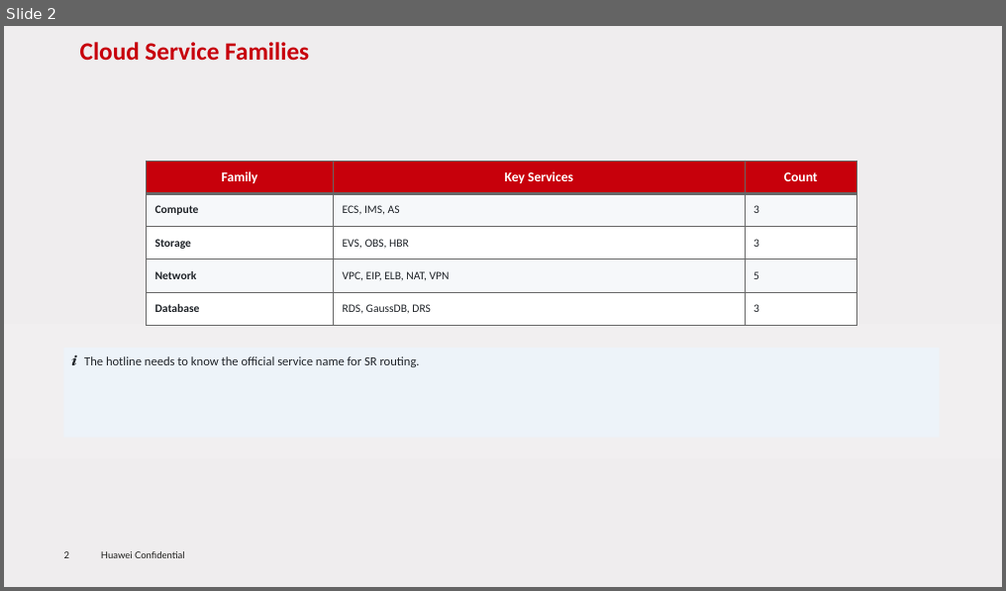
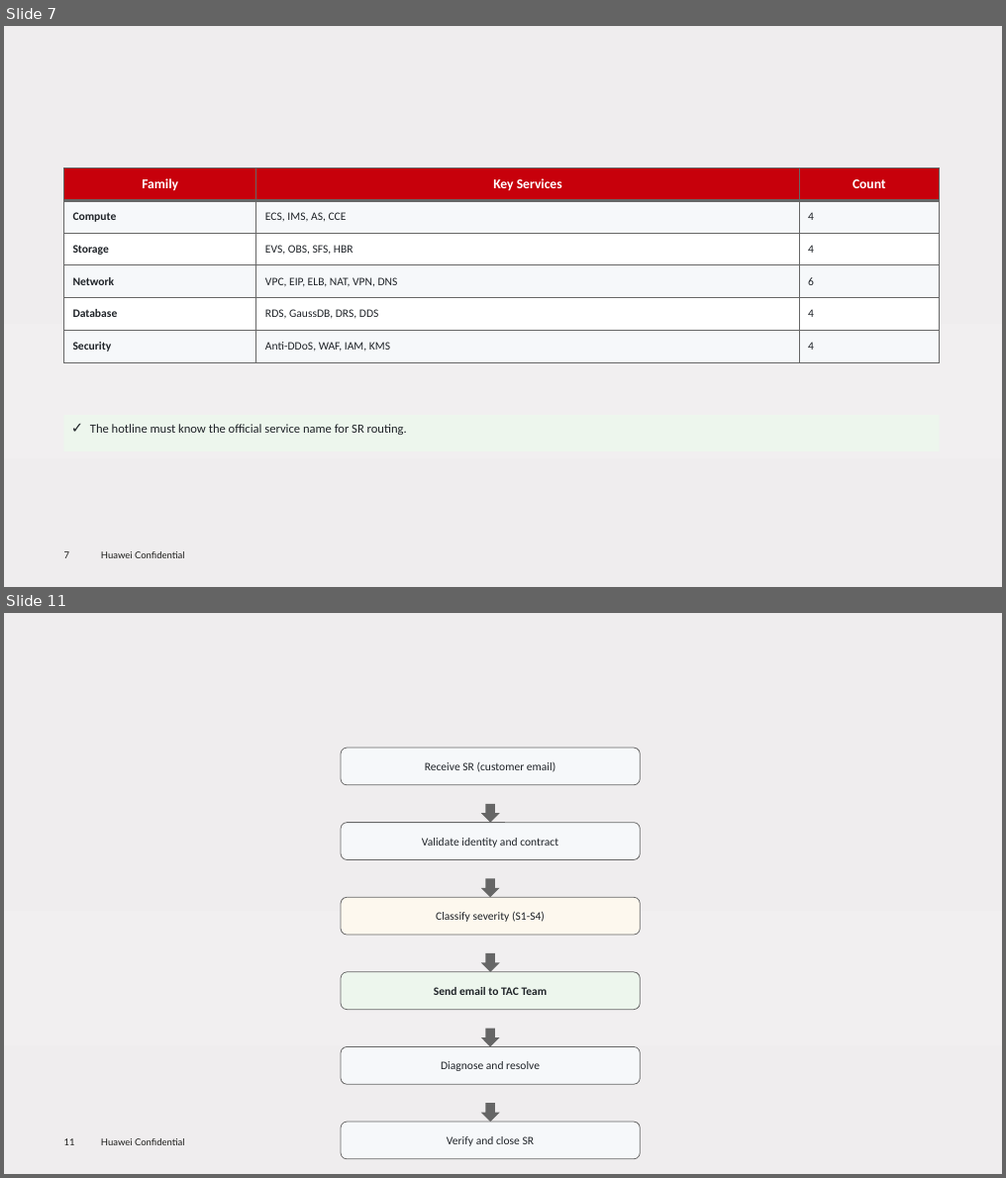
Before and after one commit to RaulMyron/Huawei-doc-templates, a slide deck: examples/ppt/en/sample-en.pptx. Shown one above the other, each under a label of ours: slide 2 before the commit, slides 7 and 11 after it; the slides between them are not shown. The pictures are 1006x591 and 1006x1178 pixels, drawn with LibreOffice and Linux fonts; fonts in the diff are those of the drawing; background and template pictures are left out. Boxes give left, top, right and bottom in pixels: in the first picture for what was removed or moved away, otherwise in the second. Text is boxed around its words. In the diff, an @@ line names an element or a change of style, - is before the commit and + after.

Commit message:
PPT library: flowcharts, auto-size callouts, table overflow fix, title positioning
- Add flowchart helpers: flow_box, flow_arrow, flow_decision,
  flowchart_vertical, flowchart_horizontal
- Callout boxes: dynamic height based on text length, no footer overlap
- Tables: auto-calculate column widths from content, prevent overflow,
  reduce font size for many columns
- Lower content slide titles (top=0.35 instead of template default)
- Add FOOTER_Y and MAX_CONTENT_Y constants
- Increase TOP_CONTENT to 1.7 for more space below titles

```diff
--- a/examples/ppt/en/sample-en.pptx
+++ b/examples/ppt/en/sample-en.pptx
@@ slide 11 added at (4, 613, 1002, 1174), background gradient #EFEDEE to #F1EFF0 to #EFEBEC; not listed: 2 template elements that a slide beside it also shows @@
@@ rounded rectangle added at (341, 748, 640, 785), fill #F6F8FA, outline #666666 0.75 pt, 11 pt, text #1F2328 @@
+Receive SR (customer email)
@@ down arrow added at (481, 804, 500, 823), fill #666666 @@
@@ rounded rectangle added at (341, 823, 640, 860), fill #F6F8FA, outline #666666 0.75 pt, 11 pt, text #1F2328 @@
+Validate identity and contract
@@ down arrow added at (481, 878, 500, 897), fill #666666 @@
@@ rounded rectangle added at (341, 897, 640, 935), fill #FDF8EE, outline #666666 0.75 pt, 11 pt, text #1F2328 @@
+Classify severity (S1-S4)
@@ down arrow added at (481, 954, 500, 972), fill #666666 @@
@@ rounded rectangle added at (341, 972, 640, 1009), fill #EDF6ED, outline #666666 0.75 pt, 11 pt, text #1F2328, bold @@
+Send email to TAC Team
@@ down arrow added at (481, 1028, 500, 1047), fill #666666 @@
@@ rounded rectangle added at (341, 1047, 640, 1084), fill #F6F8FA, outline #666666 0.75 pt, 11 pt, text #1F2328 @@
+Diagnose and resolve
@@ down arrow added at (481, 1103, 500, 1122), fill #666666 @@
@@ rounded rectangle added at (341, 1122, 640, 1159), fill #F6F8FA, outline #666666 0.75 pt, 11 pt, text #1F2328 @@
+Verify and close SR
@@ what was slide 2 is now slide 7 @@
@@ slide 7 changed as well @@
@@ title removed at (80, 42, 309, 60) @@
-Cloud Service Families
@@ table at (63, 169, 939, 363) @@
-row 2: Compute | ECS, IMS, AS | 3
-row 3: Storage | EVS, OBS, HBR | 3
-row 4: Network | VPC, EIP, ELB, NAT, VPN | 5
-row 5: Database | RDS, GaussDB, DRS | 3
+row 2: Compute | ECS, IMS, AS, CCE | 4
+row 3: Storage | EVS, OBS, SFS, HBR | 4
+row 4: Network | VPC, EIP, ELB, NAT, VPN, DNS | 6
+row 5: Database | RDS, GaussDB, DRS, DDS | 4
+row 6: Security | Anti-DDoS, WAF, IAM, KMS | 4
@@ table: place and size @@
-table at (147, 161, 856, 325)
+table at (63, 169, 939, 363)
@@ text at (90, 424, 407, 435): text changed @@
-ℹ The hotline needs to know the official service name for SR routing.
+✓ The hotline must know the official service name for SR routing.
@@ page number at (64, 552, 69, 559): text changed @@
-2
+7
```
Also in this commit, not shown: 1 other slide changed, 21 other slides added, 1 slide removed, 7 other files.
